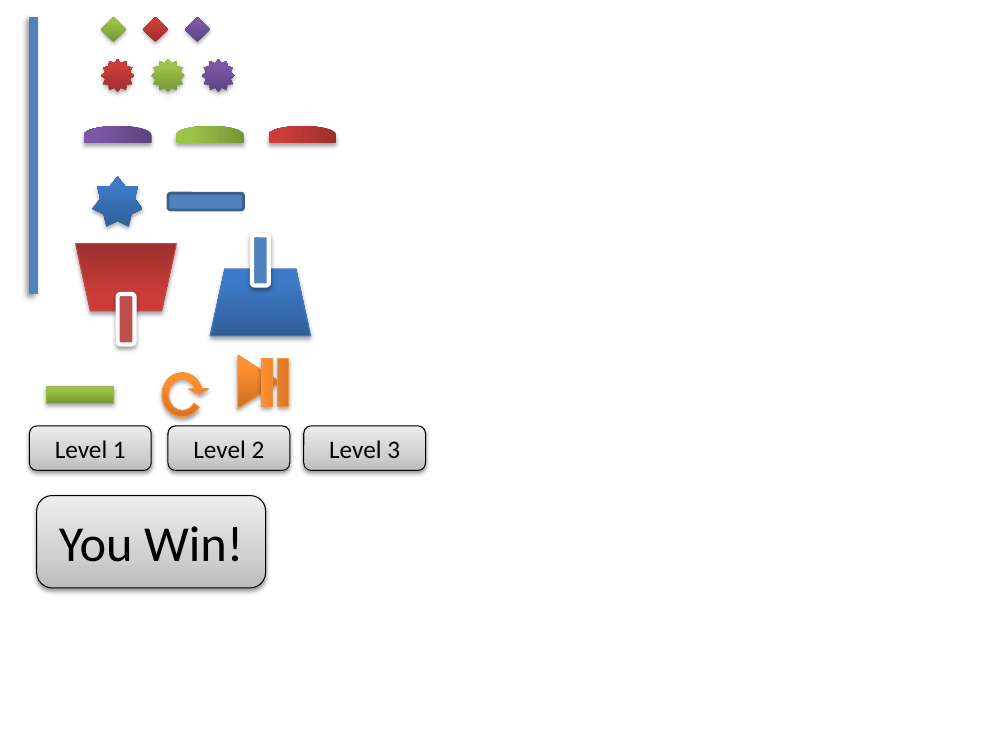
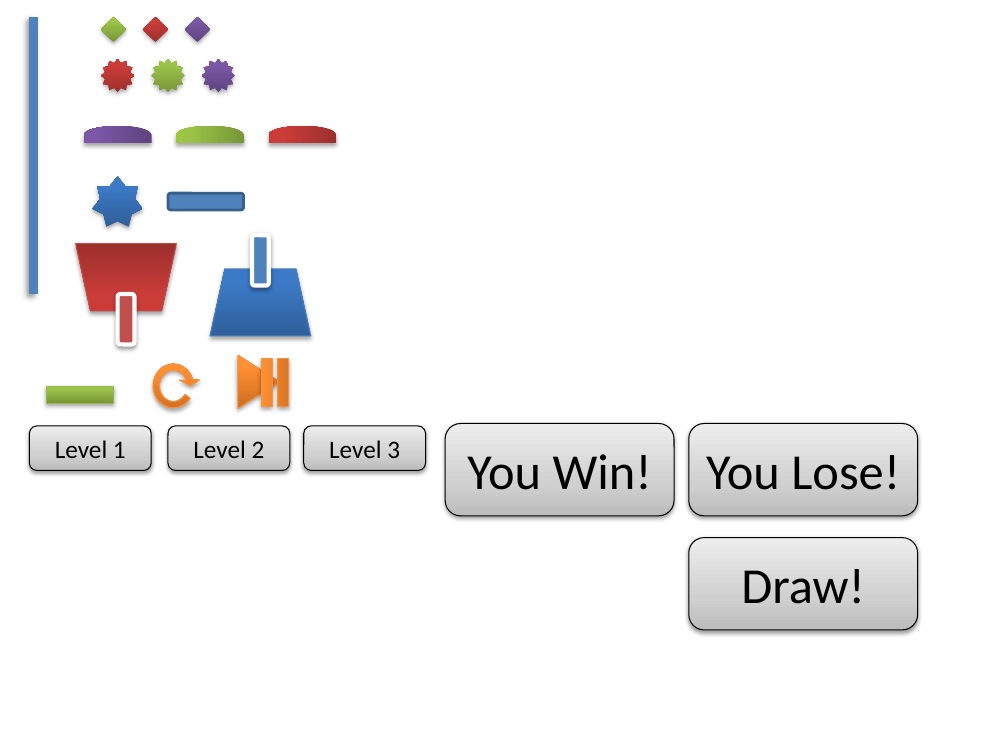
Before and after one commit to farazpu/shields-up, a slide deck: slide 1 of ShieldsUp/objects.pptx. Drawn at 1008x756 pixels with LibreOffice and Linux fonts; fonts in the diff are those of the drawing. Boxes give left, top, right and bottom in pixels: in the first picture for what was removed or moved away, otherwise in the second. Text is boxed around its words. In the diff, an @@ line names an element or a change of style, - is before the commit and + after.

```diff
--- a/ShieldsUp/objects.pptx
+++ b/ShieldsUp/objects.pptx
@@ circular arrow: place and size @@
-circular arrow at (155, 366, 210, 423)
+circular arrow at (146, 357, 201, 414)
@@ rounded rectangle "You Win!": place and size @@
-rounded rectangle "You Win!" at (36, 496, 265, 589)
+rounded rectangle "You Win!" at (446, 423, 674, 516)
@@ rounded rectangle added at (688, 423, 917, 516), fill gradient #BDBDBD to #D1D1D1 to #EEEEEE, outline #000000 0.75 pt, 36 pt, text #000000 @@
+You Lose!
@@ rounded rectangle added at (688, 537, 917, 630), fill gradient #BDBDBD to #D1D1D1 to #EEEEEE, outline #000000 0.75 pt, 36 pt, text #000000 @@
+Draw!
```
Also in this commit, not shown: 23 other files.
